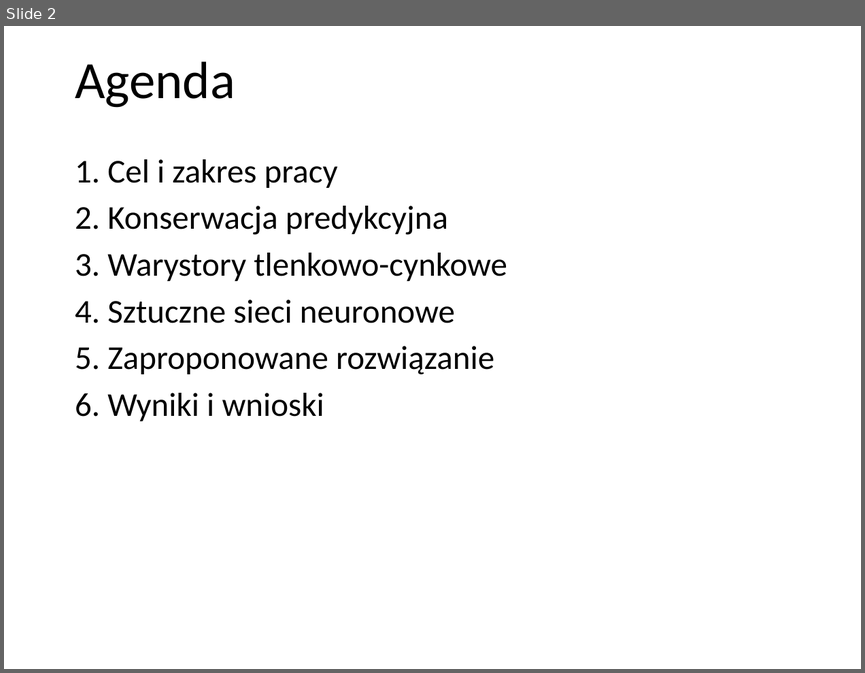
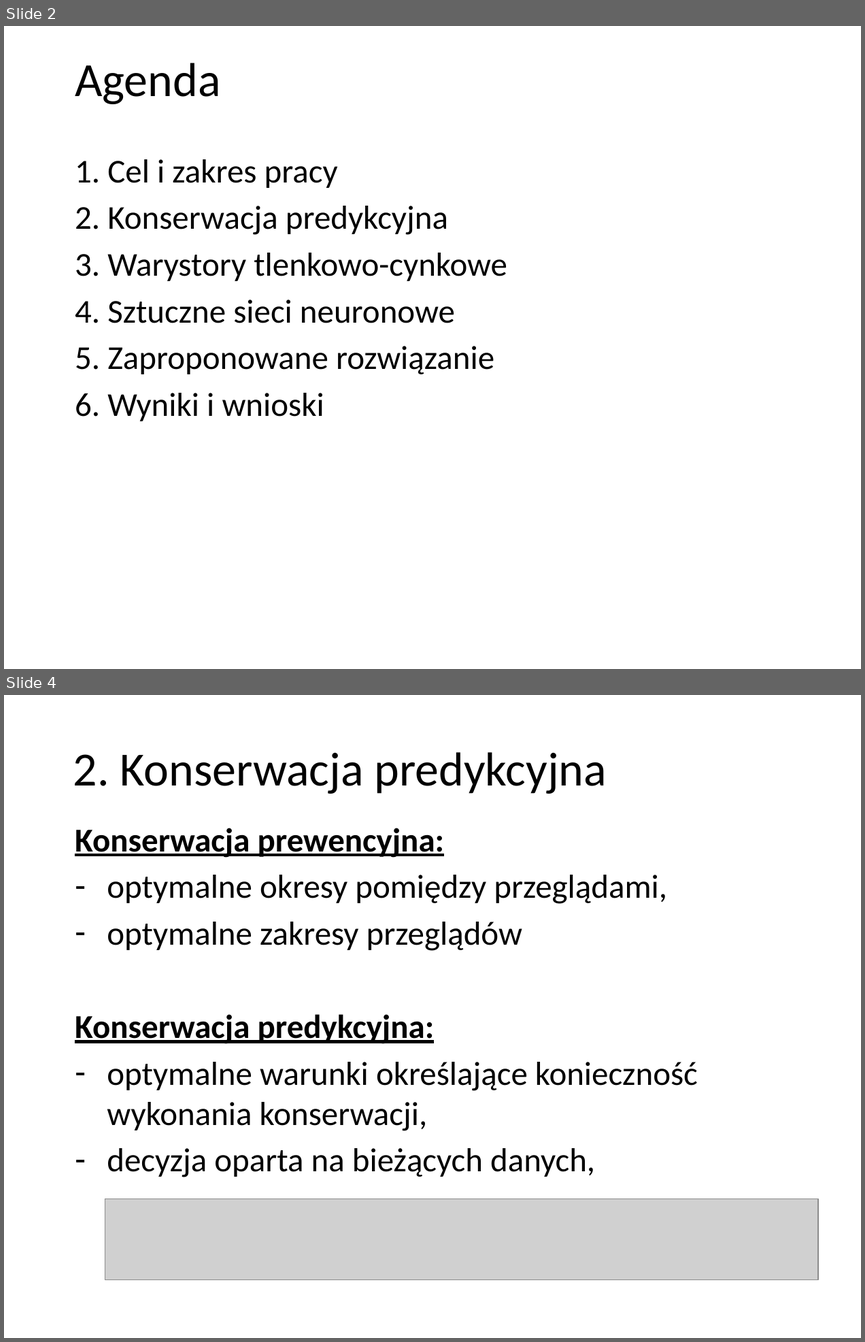
Before and after one commit to r-zareba/praca_inzynierska, a slide deck: prezentacja.pptx. Shown one above the other, each under a label of ours: slide 2 before the commit, slides 2 and 4 after it; the slides between them are not shown. The pictures are 865x673 and 865x1342 pixels, drawn with LibreOffice and Linux fonts; fonts in the diff are those of the drawing; grey boxes stand for pictures; background and template pictures are left out. Boxes give left, top, right and bottom in pixels: in the first picture for what was removed or moved away, otherwise in the second. Text is boxed around its words. In the diff, an @@ line names an element or a change of style, - is before the commit and + after.

```diff
--- a/prezentacja.pptx
+++ b/prezentacja.pptx
@@ slide 4 added at (4, 695, 861, 1338), background picture (left out); not listed: 1 template element that a slide beside it also shows @@
@@ text added at (73, 752, 606, 794), 40 pt, text #000000 @@
+2. Konserwacja predykcyjna
@@ text added at (75, 828, 698, 1177), 28 pt, text #000000 @@
+Konserwacja prewencyjna:
+– optymalne okresy pomiędzy przeglądami,
+– optymalne zakresy przeglądów
+Konserwacja predykcyjna:
+– optymalne warunki określające konieczność wykonania konserwacji,
+– decyzja oparta na bieżących danych,
@@ picture added at (105, 1199, 818, 1279) @@
@@ slide 2 changed as well @@
@@ text "Agenda" at (75, 63, 221, 104): size 44 to 40 pt @@
```
Also in this commit, not shown: 2 other slides changed, 5 other slides added, 7 slides removed, 7 other files.
